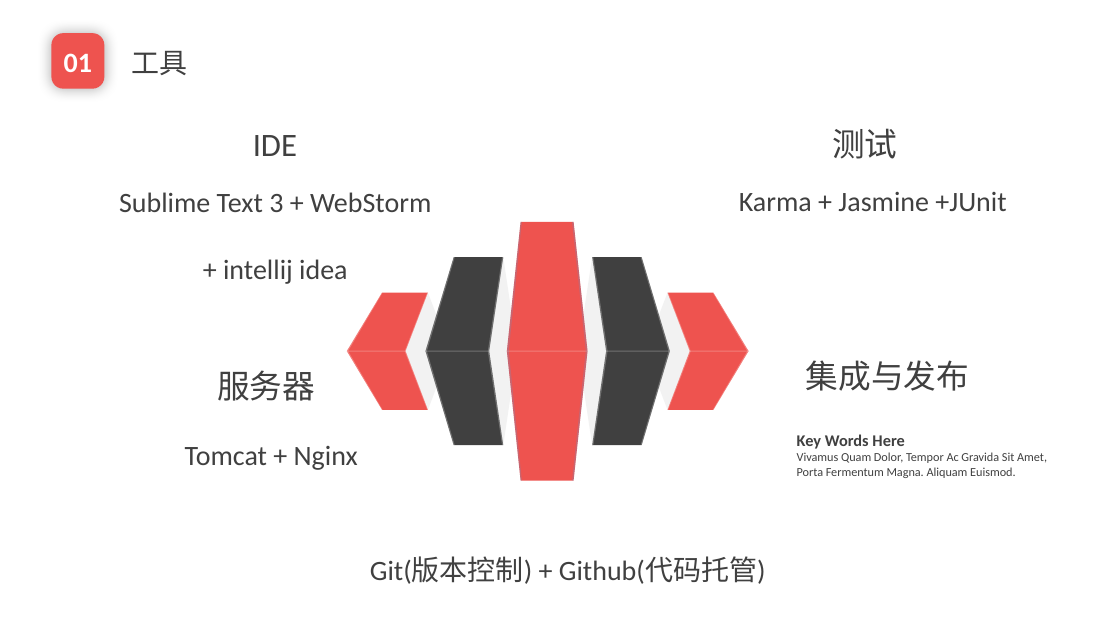
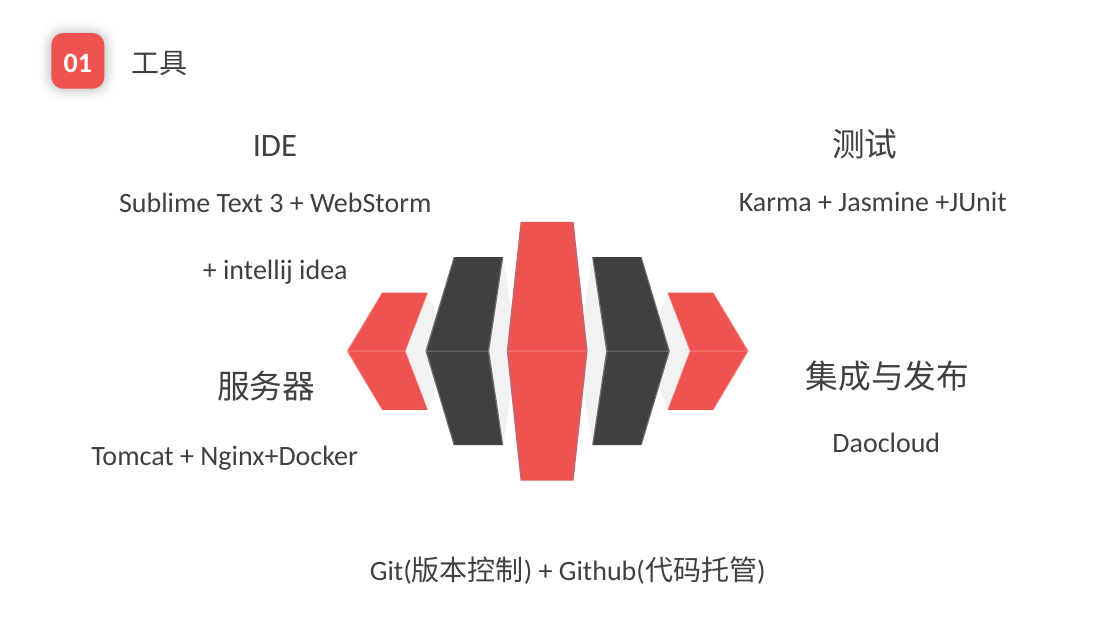
Before and after one commit to EnInternalChat/se2017, a slide deck: slide 14 of doc/3B报告.pptx (slide 13 before the commit). Drawn at 1120x630 pixels with LibreOffice and Linux fonts; fonts in the diff are those of the drawing; background and template pictures are left out. Boxes give left, top, right and bottom in pixels: in the first picture for what was removed or moved away, otherwise in the second. Text is boxed around its words. In the diff, an @@ line names an element or a change of style, - is before the commit and + after.

```diff
--- a/doc/3B报告.pptx
+++ b/doc/3B报告.pptx
@@ text at [91,445,357,470]: text changed @@
-Tomcat + Nginx
+Tomcat + Nginx+Docker
@@ text removed at [797,434,1047,478] @@
-Key Words Here
-Vivamus Quam Dolor, Tempor Ac Gravida Sit Amet, Porta Fermentum Magna. Aliquam Euismod.
@@ text added at [832,432,940,452], 24 pt, text #404040 @@
+Daocloud
```
Also in this commit, not shown: 6 other slides changed, 3 slides added, 3 other files.
